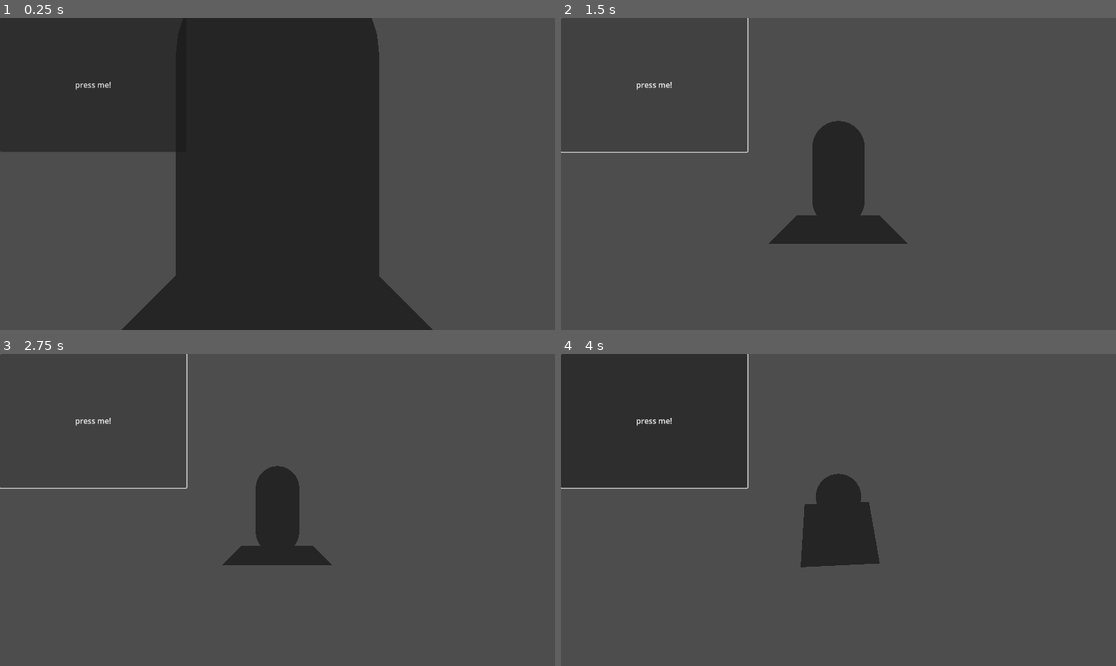
Above: before the commit, frames 1-4 (two rows, left to right).
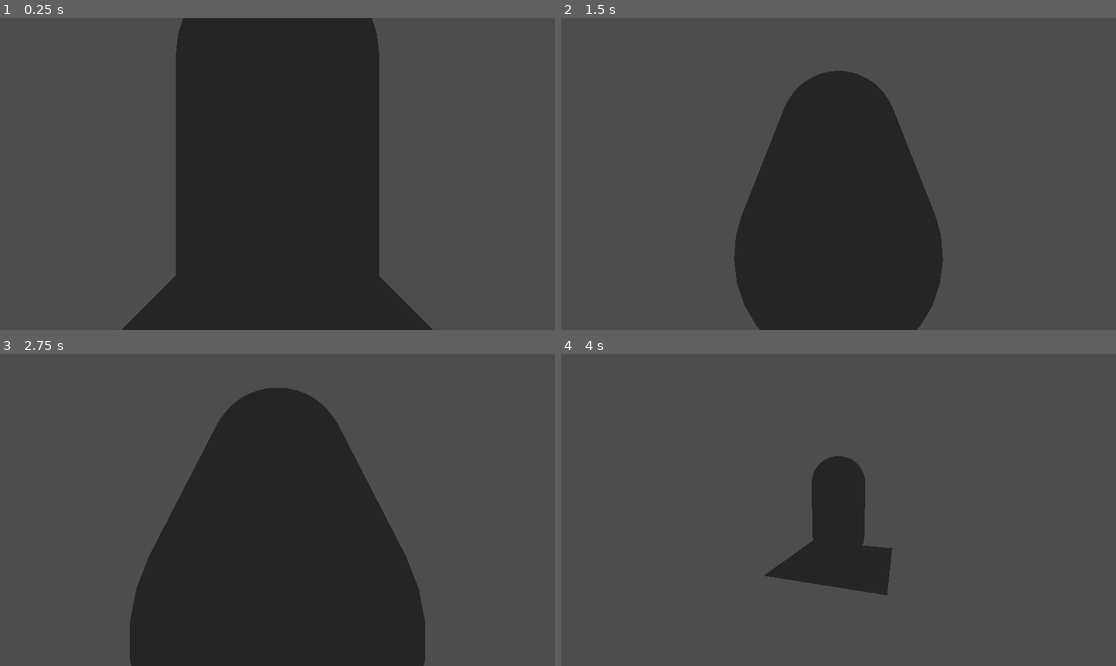
Above: after the commit, the same moments.

Repository: Into-The-Maze/arkanyx-nv
Game: Godot game, scene res://Scenes/world.tscn
Same seed, same stepped clock (60 frames per second), same inputs: the game is played once before the commit and once after it.
Inputs (mouse positions are in pixels of both pictures, inside the frame that each line leads up to):
- Up to frame 1 (0.25 s): no input
- Up to frame 2 (1.5 s): click (655, 83) at 0.5 s, where only the run before the commit has a clickable "press me!"; click (655, 83) at 1.25 s, where only the run before the commit has a clickable "press me!"
- Up to frame 3 (2.75 s): click (94, 419) at 2 s, where only the run before the commit has a clickable "press me!"
- Up to frame 4 (4 s): move the mouse to (866, 510) at 2.77 s; move the mouse to (810, 510) at 3.52 s

The runs differ from the first frame. In frame 1, 14% of the frame differs, in the area x 0-34%, y 0-43%; in frame 2, 20%; in frame 3, 32%, in the area x 0-77%, y 0-100%; in frame 4, 17%.

Commit message:
Selecting Items implemented

Diff:
--- a/Scenes/world.tscn
+++ b/Scenes/world.tscn
@@ -24,8 +24,3 @@
 
 [node name="WorldEnvironment" type="WorldEnvironment" parent="."]
 environment = SubResource("Environment_sxcsl")
-
-[node name="Button" type="Button" parent="."]
-offset_right = 387.0
-offset_bottom = 278.0
-text = "press me!"
--- a/Scripts/Inventory/Inventory.gd
+++ b/Scripts/Inventory/Inventory.gd
@@ -2,14 +2,4 @@
 
 class_name Inventory
 
-# signal inventory_update
-
 @export var inventory: Array[Inventory_Item]
-
-func insert(item: Inventory_Item):
-  for i in range(inventory.size()):
-    if inventory[i] == null:
-      inventory[i] = item
-      # inventory_update.emit()
-      return
-  print_debug("inventory full") # todo! decide what to do here
--- a/Scripts/Inventory/Inventory_UI.gd
+++ b/Scripts/Inventory/Inventory_UI.gd
@@ -9,10 +9,10 @@
 
 var slots: Array[Node]
 var is_open: bool
+var selected_item: Inventory_Item
 
 func _ready():
-	# self.connect("inventory_update", _on_inventory_update)
-
+	SignalBus.connect("INVENTORY_ITEM_SELECTED", select_item)
 	create()
 	update()
 	close()
@@ -32,6 +32,11 @@
 func close():
 	is_open = false
 	visible = false
+
+func select_item(id, _texture):
+	selected_item = inventory_data.inventory[id]
+	inventory_data.inventory[id] = null
+	update()
 
 func update():
 	for i in min(inventory_data.inventory.size(), slots.size()):
@@ -60,13 +65,12 @@
 				best_pair = pair
 		grid.columns = int(best_pair[0])
 
-	for _i in inv_size:
+	for i in inv_size:
 		var slot = preload("res://Scenes/Inventory/inventory_slot.tscn").instantiate()
+		slot.set_meta("Index", i)
 		grid.add_child(slot)
 
 	slots = grid.get_children()
-
-
 
 	background.size.x = background_margin_size + grid.size.x
 	background.size.y = background_margin_size + grid.size.y
--- a/Scripts/Inventory/inventory_controller.gd
+++ b/Scripts/Inventory/inventory_controller.gd
@@ -4,6 +4,12 @@
 
 var selectedItem: Inventory_Item
 
+func _ready():
+	SignalBus.connect("INVENTORY_ITEM_SELECTED", select_item)
+
 func _process(_delta):
 	if selectedItemImage.texture != null:
 		selectedItemImage.position = get_global_mouse_position()
+
+func select_item(_id, item_display):
+	selectedItemImage.texture = item_display
--- a/Scripts/Inventory/inventory_slot.gd
+++ b/Scripts/Inventory/inventory_slot.gd
@@ -11,4 +11,8 @@
 		item_display.texture = item.icon
 
 func _on_interact_button_down() -> void:
-	pass
+	var selected_item_id = select_item()
+	SignalBus.emit_signal("INVENTORY_ITEM_SELECTED", selected_item_id, item_display)
+
+func select_item():
+	return get_meta("Index")
--- /dev/null
+++ b/Scripts/SIGNAL_BUS.gd
@@ -0,0 +1,6 @@
+extends Node
+
+signal INVENTORY_OPEN
+signal INVENTORY_CLOSED
+signal INVENTORY_ITEM_SELECTED
+signal INVENTORY_ITEM_PLACED
--- a/project.godot
+++ b/project.godot
@@ -15,6 +15,10 @@
 config/features=PackedStringArray("4.3", "Forward Plus")
 config/icon="res://icon.svg"
 
+[autoload]
+
+SignalBus="*res://Scripts/SIGNAL_BUS.gd"
+
 [input]
 
 toggle_inventory={
